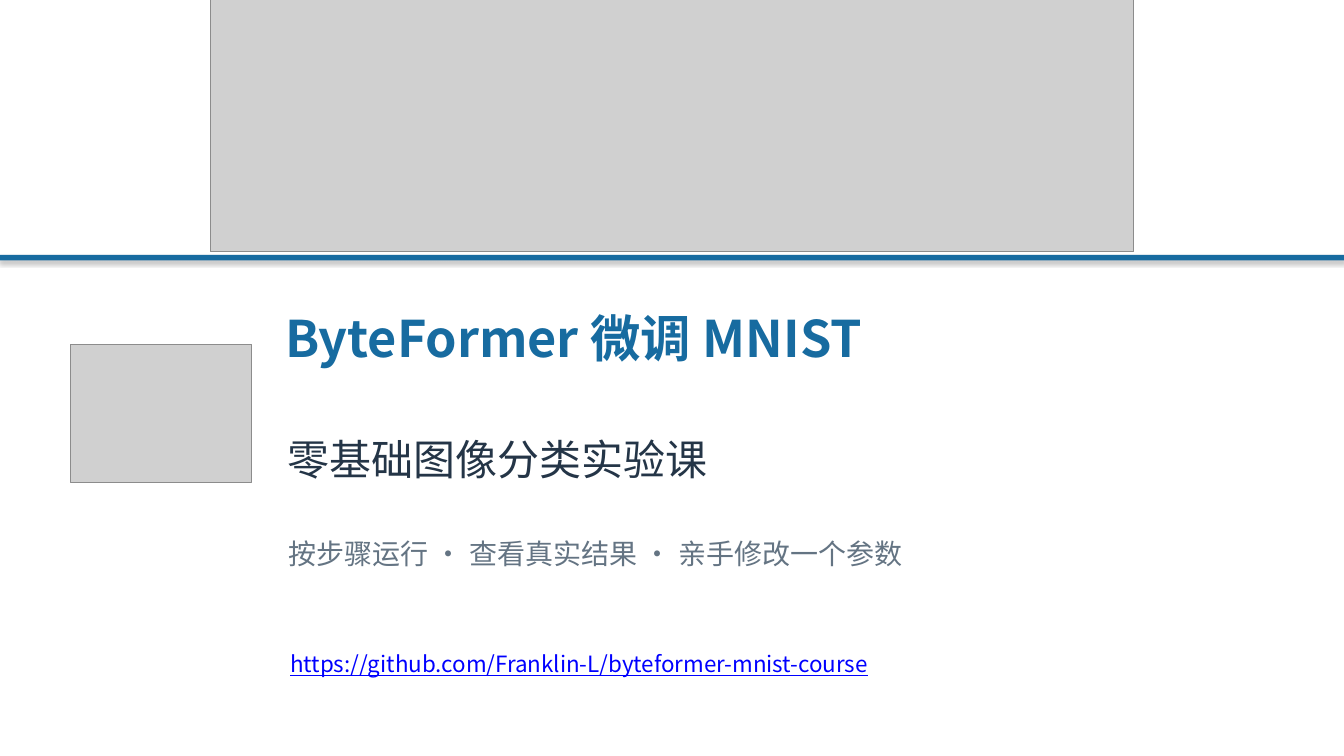
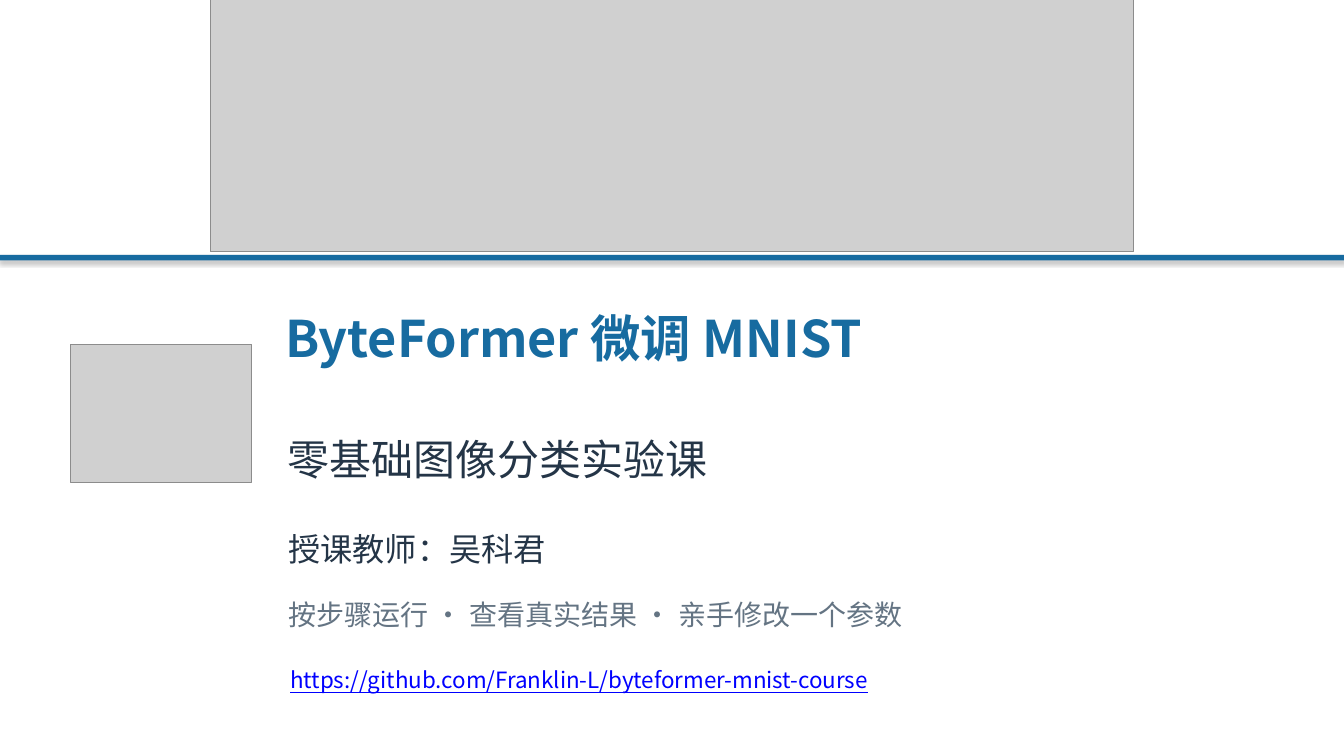
Before and after one commit to Franklin-L/byteformer-mnist-course, a slide deck: slide 1 of docs/ByteFormer_MNIST_零基础实验课.pptx. Drawn at 1344x756 pixels with LibreOffice and Linux fonts; fonts in the diff are those of the drawing; grey boxes stand for pictures. Boxes give left, top, right and bottom in pixels: in the first picture for what was removed or moved away, otherwise in the second. Text is boxed around its words. In the diff, an @@ line names an element or a change of style, - is before the commit and + after.

Commit message:
Identify Wu Kejun as the course instructor on the cover

```diff
--- a/docs/ByteFormer_MNIST_零基础实验课.pptx
+++ b/docs/ByteFormer_MNIST_零基础实验课.pptx
@@ text added at bbox=[288, 534, 546, 564], 23 pt, text #243547 @@
+授课教师：吴科君
@@ text "按步骤运行 · 查看真实结果 · 亲手修改一个参数": place and size @@
-text "按步骤运行 · 查看真实结果 · 亲手修改一个参数" at bbox=[288, 540, 902, 567]
+text "按步骤运行 · 查看真实结果 · 亲手修改一个参数" at bbox=[288, 601, 902, 628]
@@ text "https://github.com/Franklin-L/byteformer-mnist-course": place and size @@
-text "https://github.com/Franklin-L/byteformer-mnist-course" at bbox=[290, 654, 867, 678]
+text "https://github.com/Franklin-L/byteformer-mnist-course" at bbox=[290, 670, 867, 694]
```
Also in this commit, not shown: 2 other files.
